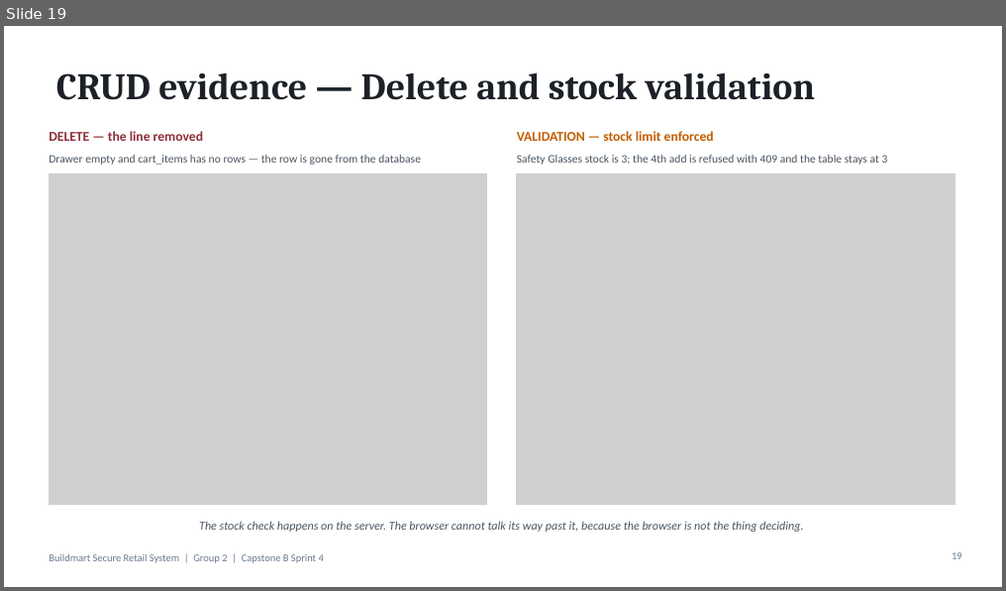
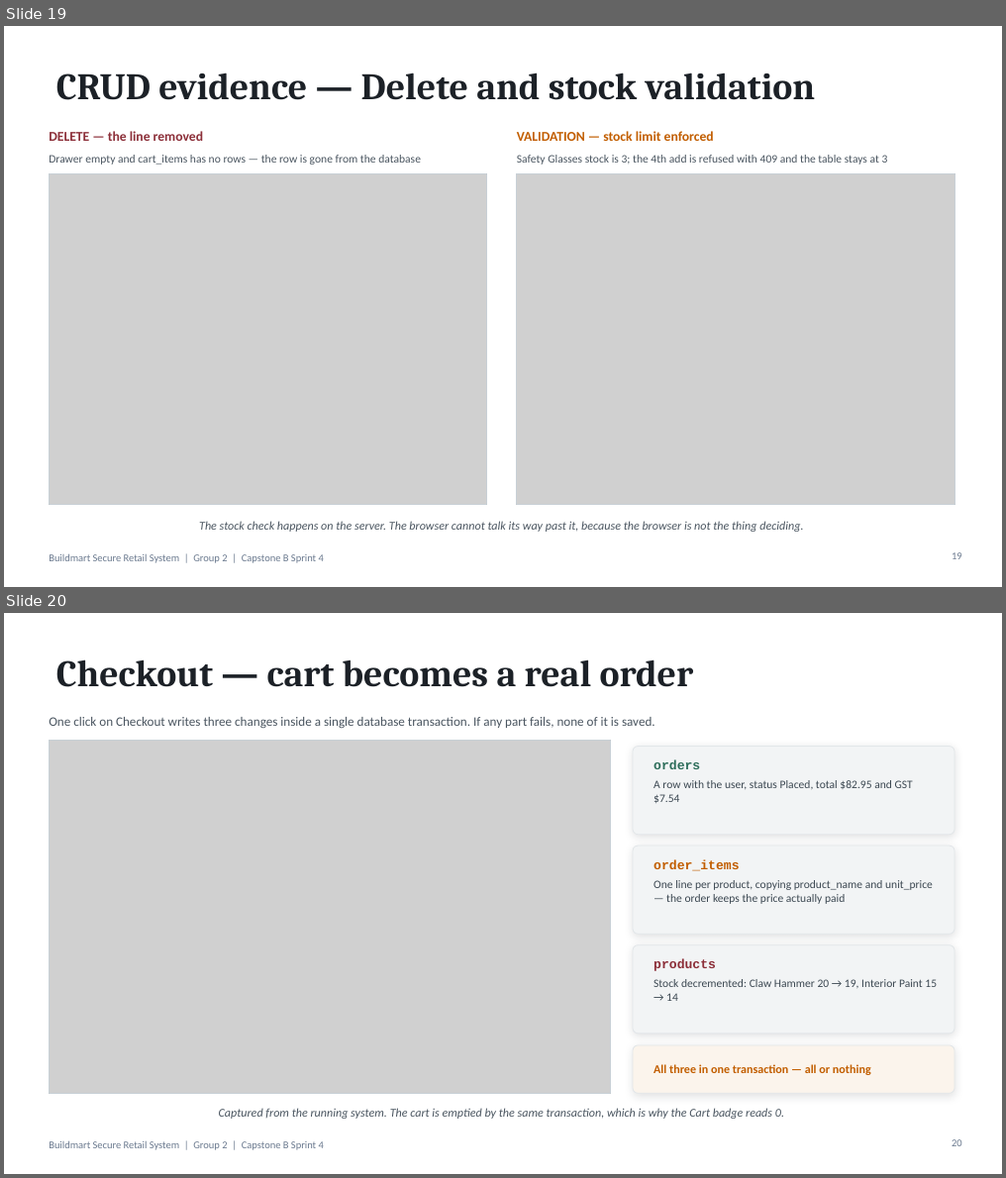
Before and after one commit to CapstoneAB/capstone_A_B, a slide deck: docs/sprint4/presentation/Buildmart-Sprint4-Final-Presentation.pptx. Shown one above the other, each under a label of ours: slide 19 before the commit, slides 19 and 20 after it. The pictures are 1006x591 and 1006x1178 pixels, drawn with LibreOffice and Linux fonts; fonts in the diff are those of the drawing; grey boxes stand for pictures. Boxes give left, top, right and bottom in pixels: in the first picture for what was removed or moved away, otherwise in the second. Text is boxed around its words. In the diff, an @@ line names an element or a change of style, - is before the commit and + after.

```diff
--- a/docs/sprint4/presentation/Buildmart-Sprint4-Final-Presentation.pptx
+++ b/docs/sprint4/presentation/Buildmart-Sprint4-Final-Presentation.pptx
@@ slide 20 added at (x1=4, y1=613, x2=1002, y2=1174), background #FFFFFF; not listed: 1 template element that a slide beside it also shows @@
@@ title added at (x1=56, y1=660, x2=694, y2=687), 36 pt, text #1C2127, bold @@
+Checkout — cart becomes a real order
@@ text added at (x1=49, y1=717, x2=655, y2=728), 12.5 pt, text #4A5560 @@
+One click on Checkout writes three changes inside a single database transaction. If any part fails, none of it is saved.
@@ picture added at (x1=49, y1=741, x2=611, y2=1093) @@
@@ rectangle added at (x1=49, y1=741, x2=611, y2=1093), outline #C8D0D6 0.75 pt @@
@@ rounded rectangle added at (x1=633, y1=747, x2=954, y2=835), fill #F2F4F5, outline #E2E6E9 0.75 pt @@
@@ text added at (x1=653, y1=761, x2=700, y2=769), 12.5 pt, text #2E6E5B, bold @@
+orders
@@ text added at (x1=653, y1=780, x2=913, y2=803), 11 pt, text #3C4852 @@
+A row with the user, status Placed, total $82.95 and GST $7.54
@@ rounded rectangle added at (x1=633, y1=846, x2=954, y2=934), fill #F2F4F5, outline #E2E6E9 0.75 pt @@
@@ text added at (x1=653, y1=860, x2=740, y2=871), 12.5 pt, text #C25E00, bold @@
+order_items
@@ text added at (x1=653, y1=880, x2=933, y2=904), 11 pt, text #3C4852 @@
+One line per product, copying product_name and unit_price — the order keeps the price actually paid
@@ rounded rectangle added at (x1=633, y1=946, x2=954, y2=1034), fill #F2F4F5, outline #E2E6E9 0.75 pt @@
@@ text added at (x1=653, y1=959, x2=716, y2=971), 12.5 pt, text #8C2F39, bold @@
+products
@@ text added at (x1=653, y1=979, x2=937, y2=1001), 11 pt, text #3C4852 @@
+Stock decremented: Claw Hammer 20 → 19, Interior Paint 15 → 14
@@ rounded rectangle added at (x1=633, y1=1046, x2=954, y2=1093), fill #FBF4EC, outline #E2E6E9 0.75 pt @@
@@ text added at (x1=653, y1=1064, x2=871, y2=1075), 11.5 pt, text #C25E00, bold @@
+All three in one transaction — all or nothing
@@ text added at (x1=219, y1=1108, x2=784, y2=1119), 11.5 pt, text #4A5560, italic @@
+Captured from the running system. The cart is emptied by the same transaction, which is why the Cart badge reads 0.
@@ page number added at (x1=951, y1=1140, x2=962, y2=1147), 10 pt, text #6B7A8F @@
+20
```
Also in this commit, not shown: 11 slides changed, 7 other files.
